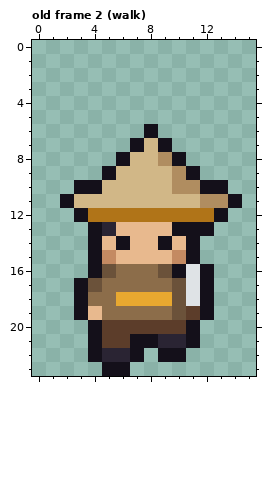
Edited in one commit: pixel-art file (art/bodies/unorthodox.aseprite). The picture above is the old version.
16x24 pixels, 5 frames. Shown: old frame 2 (walk). The commit also changed other frames, which this record leaves out.
And afterwards:
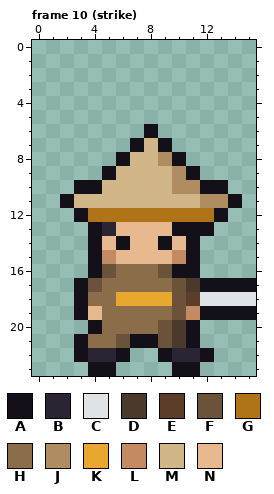
Palette (. is transparent): A #14101a  B #2a2433  C #dfe3e6  D #4a3a2c  E #5c3d2a  F #6b523a  G #b07418  H #8c6d4a  J #b08d60  K #e8a830  L #c48a62  M #d1b787  N #e8b98e
A new or re-ordered frame is compared with the old frame closest to it.
What changed:
frames 5 -> 22
Frame 10 (strike) is new; against old frame 2 (walk):
y 16: x 11..12 CA -> A.
y 17: x 11 C -> D; x 13..15 ... -> AAA
y 18: x 11..15 CA... -> ECCCC
y 19: x 11 E -> L; x 13..15 ... -> AAA
y 20: x 5..10 EEEEEE -> HHHHFD
y 21: x 3..6 .AEE -> AHHF; x 9..10 BB -> FD
y 22: x 3..4 .A -> AB; x 6..7 BA -> A.; x 10..12 A.. -> BBA
y 23: x 4 . -> A; x 6 A -> .; x 10..11 .. -> AA
Boxes around the changes in both pictures, in picture pixels (x1, y1, x2, y2):
changed: (74, 264, 256, 376)
